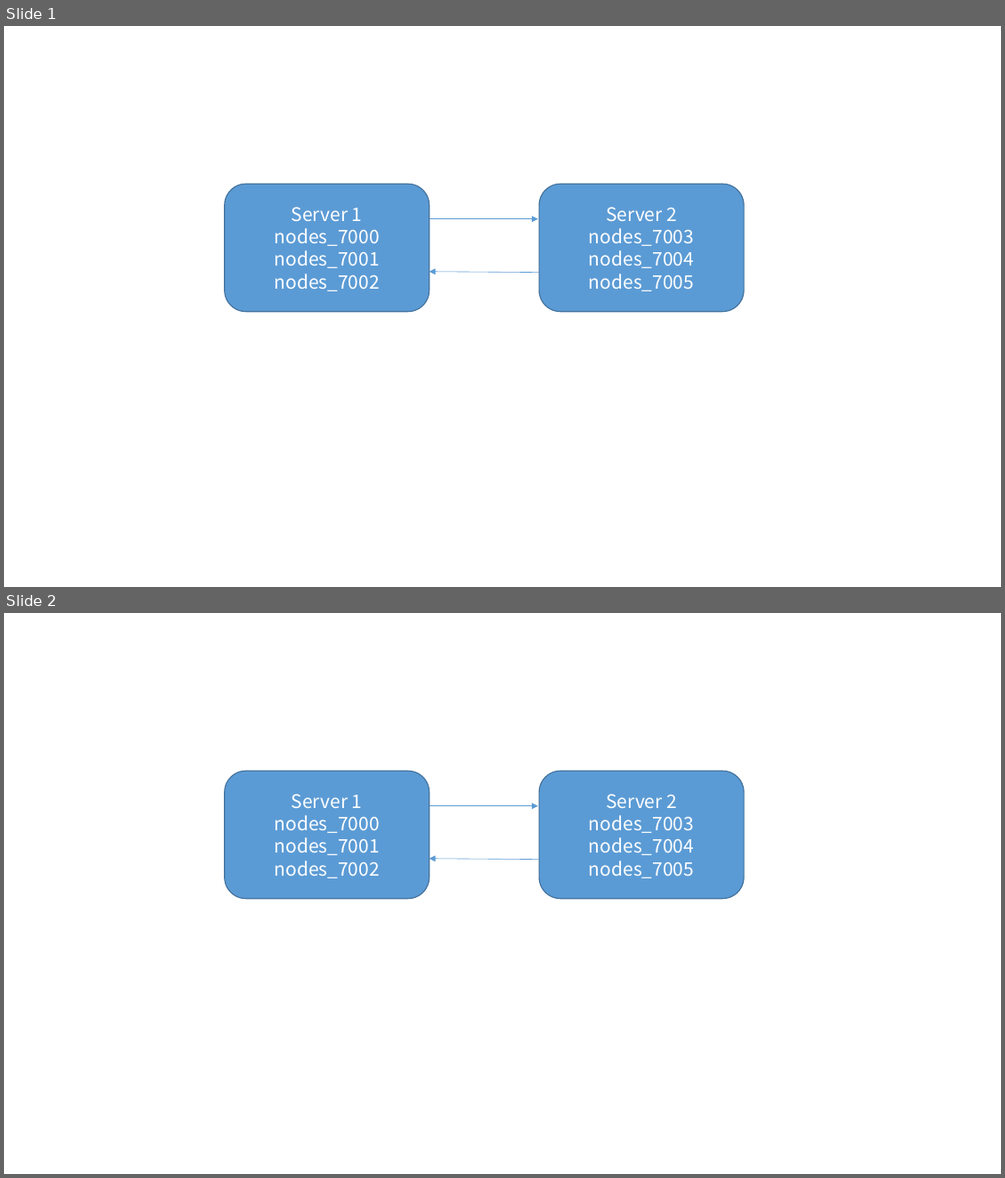
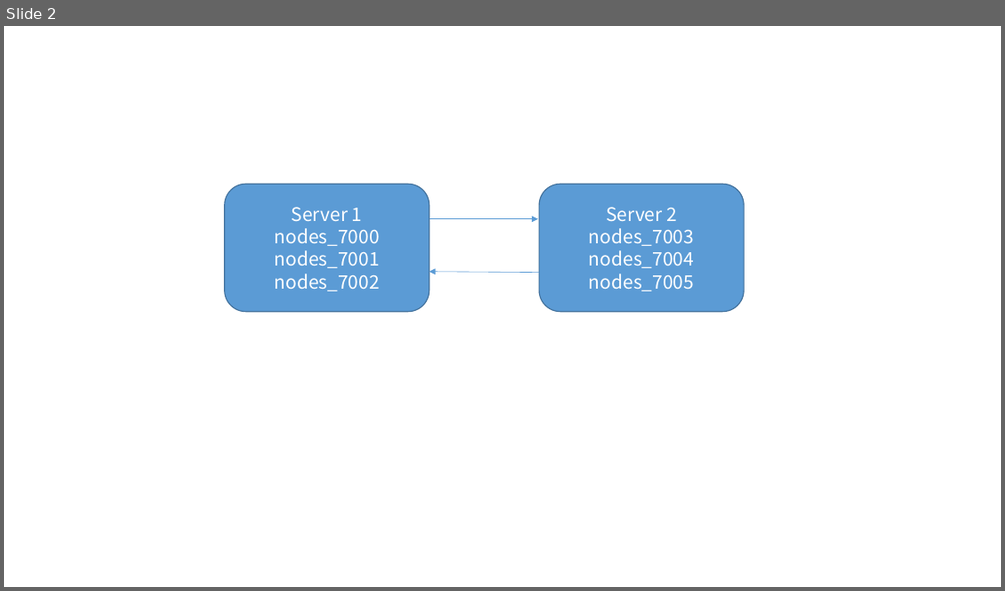
Before and after one commit to cxinping/Redis, a slide deck: Tools/redis架构图.pptx. Shown one above the other, each under a label of ours: slides 1 and 2 before the commit, slide 2 after it. The pictures are 1005x1178 and 1005x591 pixels, drawn with LibreOffice and Linux fonts; fonts in the diff are those of the drawing. Boxes give left, top, right and bottom in pixels: in the first picture for what was removed or moved away, otherwise in the second. Text is boxed around its words. In the diff, an @@ line names an element or a change of style, - is before the commit and + after.

```diff
--- a/Tools/redis架构图.pptx
+++ b/Tools/redis架构图.pptx
@@ slide 1 removed at <box>4,26,1001,587</box>, background #FFFFFF @@
@@ rounded rectangle removed at <box>225,184,429,312</box> @@
-Server 1
-nodes_7000
-nodes_7001
-nodes_7002
@@ rounded rectangle removed at <box>540,184,744,312</box> @@
-Server 2
-nodes_7003
-nodes_7004
-nodes_7005
@@ arrow removed from (429, 219) to (538, 219) @@
@@ arrow removed from (540, 272) to (429, 272) @@
```
Also in this commit, not shown: 1 slide added.
